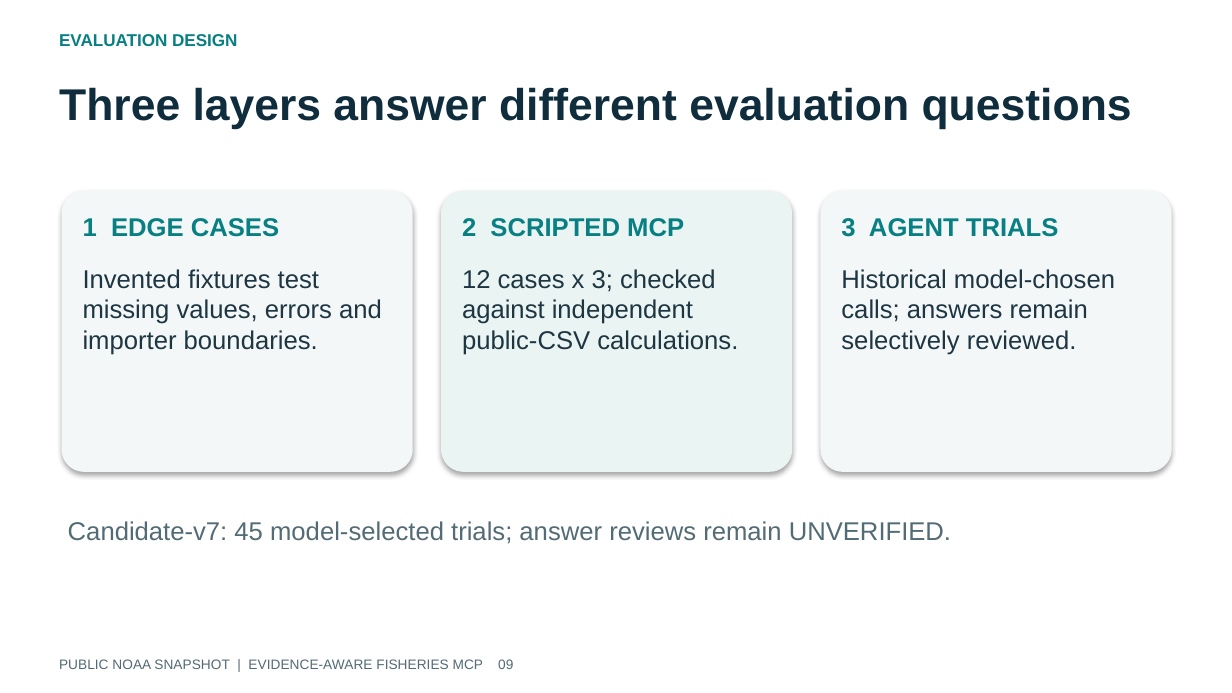
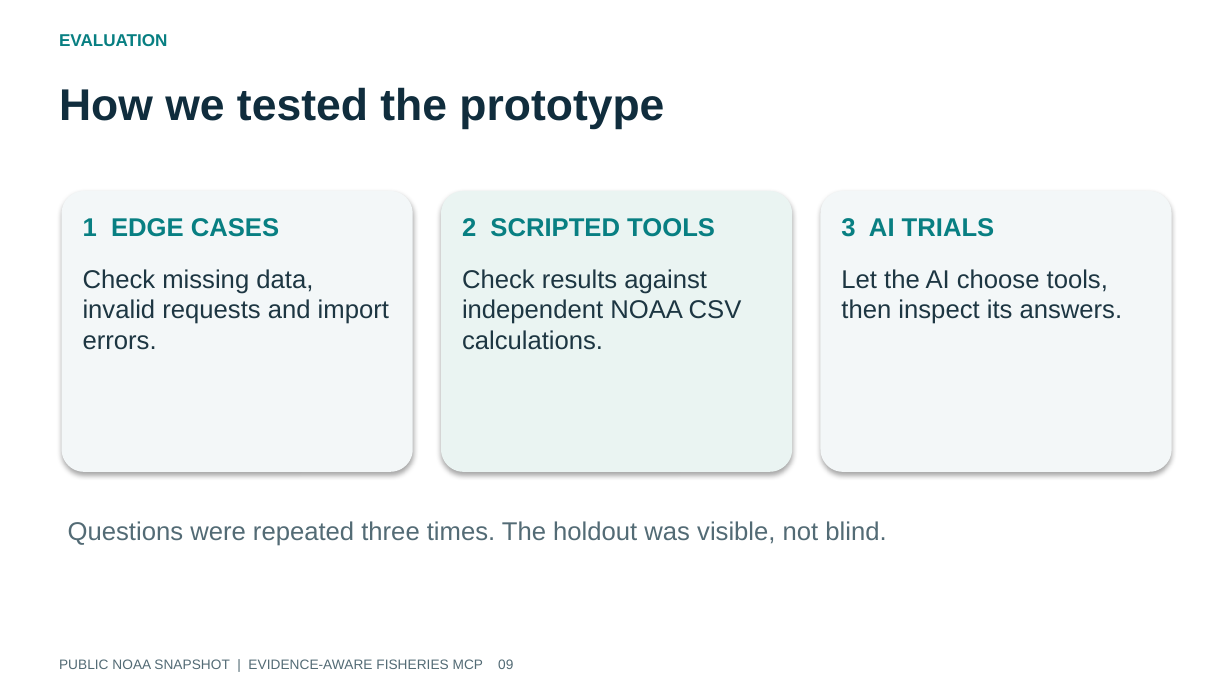
Before and after one commit to gsa-mcp-hackathon/noaa-fisheries-data-gateway, a slide deck: slide 9 of submission/release/fisheries-deck.pptx. Drawn at 1232x693 pixels with LibreOffice and Linux fonts; fonts in the diff are those of the drawing. Boxes give left, top, right and bottom in pixels: in the first picture for what was removed or moved away, otherwise in the second. Text is boxed around its words. In the diff, an @@ line names an element or a change of style, - is before the commit and + after.

```diff
--- a/submission/release/fisheries-deck.pptx
+++ b/submission/release/fisheries-deck.pptx
@@ text at bbox=[59, 34, 167, 46]: text changed @@
-EVALUATION DESIGN
+EVALUATION
@@ text at bbox=[59, 87, 664, 130]: text changed @@
-Three layers answer different evaluation questions
+How we tested the prototype
@@ text at bbox=[462, 218, 715, 237]: text changed @@
-2 SCRIPTED MCP
+2 SCRIPTED TOOLS
@@ text at bbox=[841, 218, 995, 237]: text changed @@
-3 AGENT TRIALS
+3 AI TRIALS
@@ text at bbox=[83, 269, 389, 350]: text changed @@
-Invented fixtures test missing values, errors and importer boundaries.
+Check missing data, invalid requests and import errors.
@@ text at bbox=[462, 269, 742, 350]: text changed @@
-12 cases x 3; checked against independent public-CSV calculations.
+Check results against independent NOAA CSV calculations.
@@ text at bbox=[841, 269, 1123, 324]: text changed @@
-Historical model-chosen calls; answers remain selectively reviewed.
+Let the AI choose tools, then inspect its answers.
@@ text at bbox=[68, 521, 886, 546]: text changed @@
-Candidate-v7: 45 model-selected trials; answer reviews remain UNVERIFIED.
+Questions were repeated three times. The holdout was visible, not blind.
```
Also in this commit, not shown: 11 other slides changed, 12 other files.
